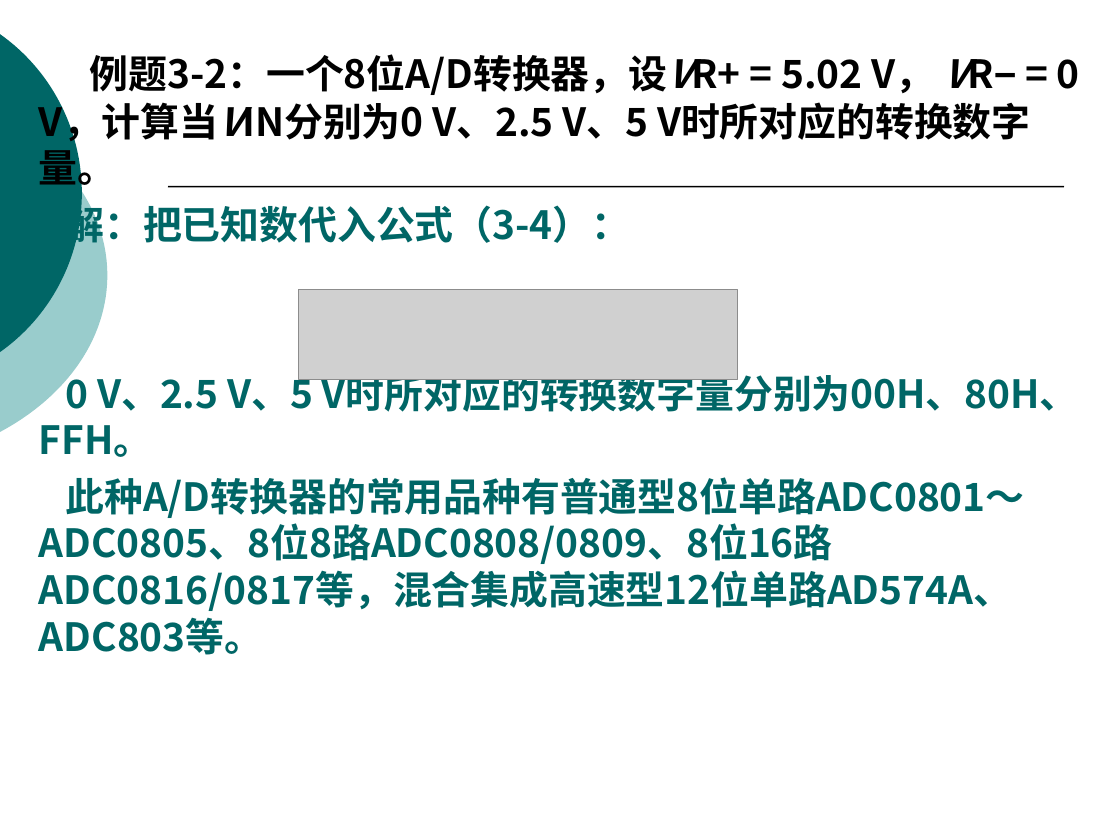
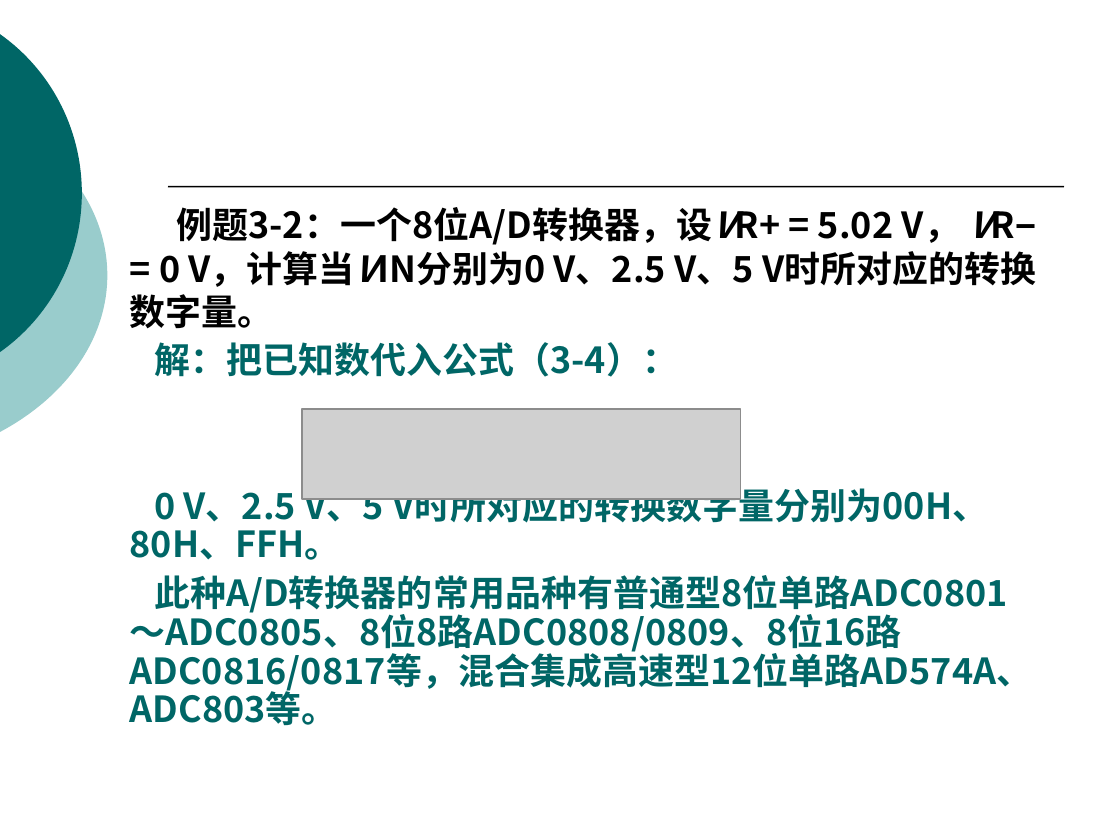
Before and after one commit to origin2007/computer_system, a slide deck: slide 44 of 02模拟输入.ppt (slide 45 before the commit). Drawn at 1120x840 pixels with LibreOffice and Linux fonts; fonts in the diff are those of the drawing; grey boxes stand for pictures. Boxes give left, top, right and bottom in pixels: in the first picture for what was removed or moved away, otherwise in the second. Text is boxed around its words. In the diff, an @@ line names an element or a change of style, - is before the commit and + after.

```diff
--- a/02模拟输入.ppt
+++ b/02模拟输入.ppt
@@ text "例题3-2：一个8位A/D转换器，设VR+ = 5.02 V， VR− ...": place and size @@
-text "例题3-2：一个8位A/D转换器，设VR+ = 5.02 V， VR− ..." at (39,54,1080,655)
+text "例题3-2：一个8位A/D转换器，设VR+ = 5.02 V， VR− ..." at (130,207,1033,726)
@@ text "例题3-2：一个8位A/D转换器，设VR+ = 5.02 V， VR− ..." at (130,207,1033,726): size 25 to 23.1 pt; line spacing 1 to 0.9 @@
@@ picture: place and size @@
-picture at (299,289,738,379)
+picture at (302,409,741,498)
```
Also in this commit, not shown: 51 other slides changed, 4 slides added, 9 slides removed, 1 other file.
